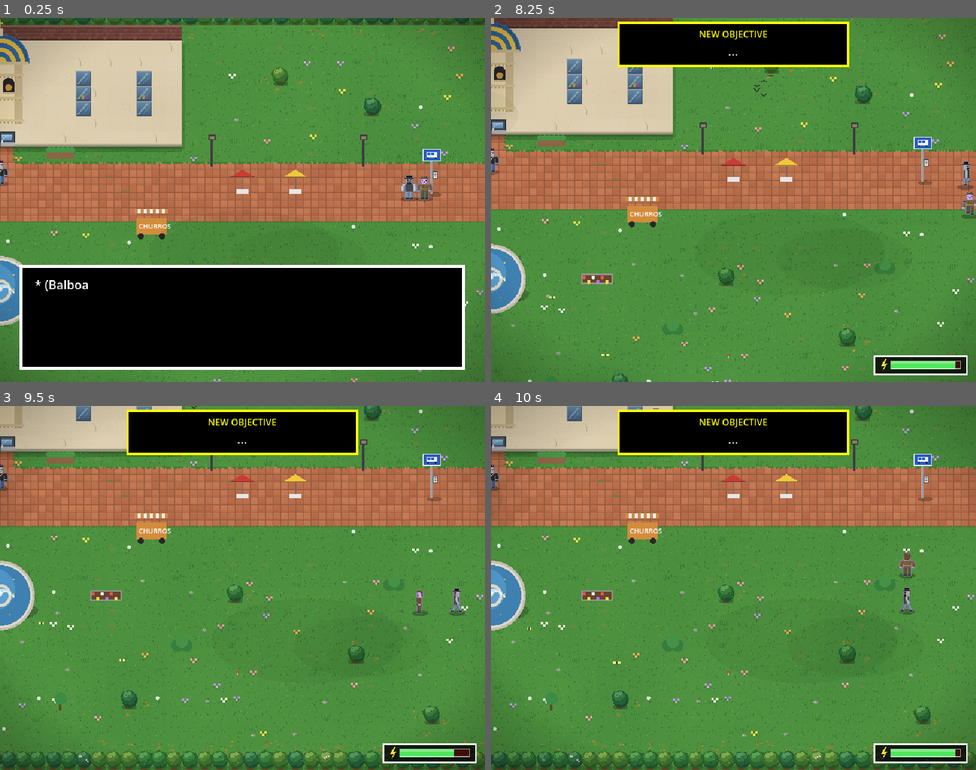
Above: before the commit, frames 1-4 (two rows, left to right).
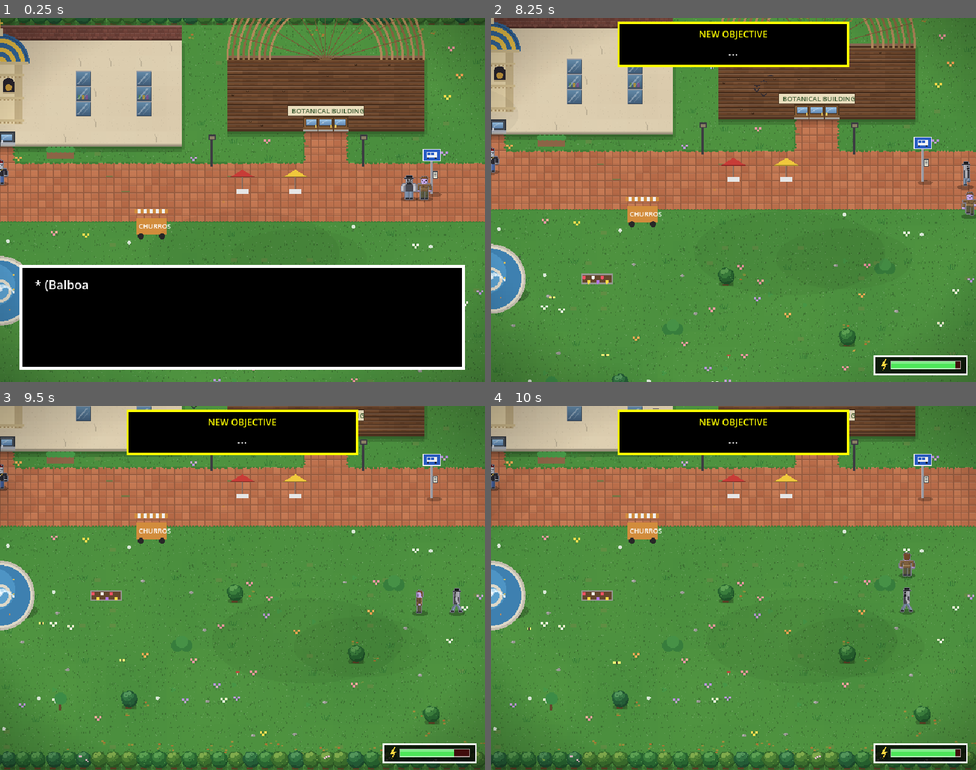
Above: after the commit, the same moments.

Repository: NCWethan/LoveToRuin
Game: Godot game, scene res://scenes/balboa_park.tscn
The game is run twice, just before and just after one commit, with the same random seed, the same clock (stepped at 60 frames per second) and the same inputs. This scene is started directly instead of the project's main scene. Sound files missing from this copy of the repository are replaced by a short silence.
Inputs:
- Up to frame 1 (0.25 s): no input
- Up to frame 2 (8.25 s): tap Enter (confirm) at 0.5, 2, 2.75, 2.85, 3.5, 4.25, 7.35 s; hold Right (ui_right) 0.53-1.28 s; hold Enter (confirm) 0.53-1.28 s; hold Down (ui_down) 1.28-2.03 s; tap Shift (sprint) at 1.35, 5.85 s; hold Right (ui_right) 2.03-2.78 s; tap Keypad Enter at 2.1, 4.35, 6.6 s; hold Up (ui_up) 2.78-3.53 s; hold Shift (sprint) 3.53-4.28 s; hold Left (ui_left) 3.53-5.03 s; hold Down (ui_down) 5.03-5.78 s; hold Enter (confirm) 5.03-5.78 s; hold Right (ui_right) 5.78-6.53 s; hold Up (ui_up) 6.53-7.28 s; hold Right (ui_right) 7.28-8.03 s; hold Down (ui_down) from 8.03 s (still down); hold Shift (sprint) from 8.03 s (still down)
- Up to frame 3 (9.5 s): release Down (ui_down) at 8.78 s; release Shift (sprint) at 8.78 s; hold Left (ui_left) from 8.78 s (still down); tap Keypad Enter at 8.85 s
- Up to frame 4 (10 s): release Left (ui_left) at 9.53 s; hold Up (ui_up) from 9.53 s (still down); hold Enter (confirm) from 9.53 s (still down)

The runs differ from the first frame. In frame 1, 11% of the frame differs, in the area x 46-88%, y 0-41%; in frame 2, 8.1%; in frame 3, 1.8%; in frame 4, 1.8%.

Commit message:
Balboa Park: the Botanical Building maze, the staff-door keypad, three new wild creatures
The museum is now closed for the night. The way in is the staff entrance,
through the Botanical Building: a lath house grown into a hedge maze (seeded,
the same every time). The four plant labels in the deepest dead ends each carry
one digit of the staff door's code (1915). Big Joe still guards the front on
the own-way and genocide paths.

New wild creatures for Balboa: Peacock (eye fans, strutting feathers), Marble
Bust (rolling busts, a glaring beam) and Tour Group (a shuffling line with a
gap, camera flashes), with sprites, glyphs and patterns.

Co-Authored-By: Claude Opus 5.5 <noreply@anthropic.com>

Diff:
--- a/scripts/bullet.gd
+++ b/scripts/bullet.gd
@@ -464,6 +464,12 @@
 }
 const GLYPHS := {
 	"claw": ["RR...", "RRR..", ".RRRR", "RRR..", "RR..."],
+	"eye": [".NNN.", "NBBBN", "NBYBN", "NBBBN", ".NNN."],
+	"plume": ["....N", "..NNB", ".NBN.", "NN...", "N...."],
+	"bust": [".GGG.", "GWGWG", "GGGGG", ".GGG.", "GGGGG"],
+	"tourist": [".T.", "RRR", ".R.", "B.B"],
+	"flag": ["YYYY", "Y...", "W...", "W..."],
+	"spark": [".W.", "WYW", ".W."],
 	"crab": ["R...R", ".KRK.", "RRRRR", "R.R.R"],
 	"jelly": [".PPP.", "PPPPP", "PKPKP", "P.P.P", ".P.P."],
 	"kite": ["..R..", ".RYR.", "RYKYR", ".RYR.", "..R..", "..W.."],
--- a/scripts/road_attacks.gd
+++ b/scripts/road_attacks.gd
@@ -14,6 +14,13 @@
 		"jelly_sting": return _jelly_sting(enemy, parent, area, s, step)
 		"kite_dive": return _kite_dive(enemy, parent, area, s, step)
 		"kite_string": return _kite_string(enemy, parent, area, s, step)
+		# --- Balboa Park ---
+		"peacock_fan": return _peacock_fan(enemy, parent, area, s, step)
+		"peacock_strut": return _peacock_strut(enemy, parent, area, s, step)
+		"bust_roll": return _bust_roll(enemy, parent, area, s, step)
+		"bust_glare": return _bust_glare(enemy, parent, area, s, step)
+		"tour_flags": return _tour_flags(enemy, parent, area, s, step)
+		"tour_flash": return _tour_flash(enemy, parent, area, s, step)
 	return -1.0
 
 
@@ -85,3 +92,81 @@
 	var angle := (0.35 if step % 2 == 0 else -0.35)
 	Attacks._beam(enemy, parent, area, soul, Vector2.from_angle(angle), 0.6, Color(0.95, 0.95, 1.0))
 	return 0.85
+
+
+# --- Peacock -----------------------------------------------------------------------------
+
+## FAN: the tail spreads, and its eyes fly out in a fan, aimed at you.
+static func _peacock_fan(enemy: Enemy, parent: Node, area: Rect2, soul: Vector2, step: int) -> float:
+	var origin := Vector2(area.get_center().x + (step % 3 - 1) * 40.0, area.position.y + 4)
+	var aim := (soul - origin).angle()
+	for k in 5:
+		var eye := _glyph(enemy, parent, area, origin, "eye", 8.0)
+		eye.delay = 0.3
+		eye.velocity = Vector2.from_angle(aim + (k - 2) * 0.28) * 120.0
+	return 1.0
+
+
+## STRUT: the peacock struts back and forth across the bottom, then the top,
+## feathers trailing.
+static func _peacock_strut(enemy: Enemy, parent: Node, area: Rect2, soul: Vector2, step: int) -> float:
+	var top := step % 2 == 0
+	var y := clampf(soul.y + (-14.0 if top else 14.0), area.position.y + 8, area.end.y - 8)
+	for k in 3:
+		var feather := _glyph(enemy, parent, area, Vector2(area.position.x + 6 if top else area.end.x - 6, y + (k - 1) * 12.0), "plume", 8.0)
+		feather.delay = 0.2 + k * 0.12
+		feather.velocity = Vector2(150 if top else -150, 0)
+		feather.zigzag = 30.0
+	return 0.9
+
+
+# --- Marble Bust -------------------------------------------------------------------------
+
+## ROLL: heavy busts roll in from the sides, along the floor and back up the walls.
+static func _bust_roll(enemy: Enemy, parent: Node, area: Rect2, soul: Vector2, step: int) -> float:
+	var left := step % 2 == 0
+	var bust := _glyph(enemy, parent, area, Vector2(area.position.x + 8 if left else area.end.x - 8, clampf(soul.y, area.position.y + 10, area.end.y - 10)), "bust", 12.0)
+	bust.delay = 0.45
+	bust.velocity = Vector2(170 if left else -170, 0)
+	bust.spin = 5.0 if left else -5.0
+	bust.wall_bounce = true
+	bust.lifetime = 2.6
+	return 1.1
+
+
+## GLARE: its blank eyes glare at a row and a column, and the glare burns.
+static func _bust_glare(enemy: Enemy, parent: Node, area: Rect2, soul: Vector2, step: int) -> float:
+	var warn := 0.6
+	if step % 2 == 0:
+		Attacks._beam(enemy, parent, area, soul, Vector2.RIGHT, warn, Color(0.95, 0.95, 0.9))
+	else:
+		Attacks._beam(enemy, parent, area, soul, Vector2.DOWN, warn, Color(0.95, 0.95, 0.9))
+	return 0.8
+
+
+# --- Tour Group --------------------------------------------------------------------------
+
+## FLAGS: the group shuffles through in a tight line behind the guide's flag,
+## with a gap to slip through.
+static func _tour_flags(enemy: Enemy, parent: Node, area: Rect2, soul: Vector2, step: int) -> float:
+	var down := step % 2 == 0
+	var gap := int(clampf((soul.x - area.position.x) / area.size.x * 8.0 + randf_range(-1.5, 1.5), 0.0, 7.0))
+	for k in 8:
+		if k == gap:
+			continue
+		var x := area.position.x + 10 + k * (area.size.x - 20) / 7.0
+		var tourist := _glyph(enemy, parent, area, Vector2(x, area.position.y + 6 if down else area.end.y - 6), "flag" if k == 0 else "tourist", 8.0)
+		tourist.velocity = Vector2(0, 70 if down else -70)
+	return 1.25
+
+
+## FLASH: cameras go off all at once: bursts of light from where they're pointing.
+static func _tour_flash(enemy: Enemy, parent: Node, area: Rect2, soul: Vector2, step: int) -> float:
+	var at := Vector2(randf_range(area.position.x + 10, area.end.x - 10), randf_range(area.position.y + 10, area.end.y - 10))
+	if step % 2 == 0:
+		at = soul + Vector2(randf_range(-8, 8), randf_range(-8, 8))
+	for k in 8:
+		var spark := _glyph(enemy, parent, area, at, "spark", 6.0)
+		spark.delay = 0.45
+		spark.velocity = Vector2.from_angle(k * TAU / 8.0) * 110.0
+	return 0.55
--- a/scripts/scenes/balboa_park.gd
+++ b/scripts/scenes/balboa_park.gd
@@ -32,6 +32,21 @@
 const NAT_SPOT := Vector2(33 * T, 47 * T)
 const KNIGHT_SPOT := Vector2(20 * T, 42 * T)
 const BOOK_DESK := Vector2(33 * T + 10, 50 * T + 6)
+## The Botanical Building: a lath house, planted as a hedge maze, with the
+## museum's staff entrance at the far end. (Its own room on the map.)
+const LATH := Rect2i(41, 31, 23, 25)
+## The maze: 10 x 10 cells, each a path tile with a hedge tile between them.
+const MAZE_ORIGIN := Vector2i(42, 33)
+const MAZE_CELLS := 10
+const LATH_DOOR_OUT := Vector2(53 * T + 10, 8 * T + 4)
+const OUTSIDE_LATH := Vector2(53 * T + 10, 9 * T + 12)
+const LATH_ENTRY := Vector2(53 * T + 10, 54 * T + 2)
+const LATH_EXIT := Vector2(53 * T + 10, 55 * T - 2)
+const STAFF_DOOR := Vector2(53 * T + 10, 33 * T + 4)
+## The staff door's code: the year of the Exposition the park was built for.
+## One digit on each of four plant labels, hidden in the maze's dead ends.
+const STAFF_CODE := [1, 9, 1, 5]
+const PLANTS := ["BIRD OF PARADISE", "STAGHORN FERN", "ORCHID (MOTH)", "CYCAD (OLD)"]
 
 var partner: Character
 var bigjoe: Character
@@ -44,9 +59,10 @@
 
 
 func _ready() -> void:
-	rooms.assign([_px(OUTSIDE), _px(INSIDE)])
+	rooms.assign([_px(OUTSIDE), _px(INSIDE), _px(LATH)])
 	setup_area(ENTRY)
 	add_wild_encounters(SCENE, Rect2(0, 14 * T, 64 * T, 15 * T))
+	add_wild_encounters(SCENE, _px(LATH))
 	_font = ThemeDB.fallback_font
 	_decor = Node2D.new()
 	add_child(_decor)
@@ -55,8 +71,13 @@
 	Game.play_music("balboa")
 	_place_people()
 	_dress()
-	for spot in [[ENTRY + Vector2(10, -8), _bus_stop], [DOOR_OUT, _museum_door], [INSIDE_EXIT, _leave_museum], [BOOK_DESK, _book]]:
+	for spot in [[ENTRY + Vector2(10, -8), _bus_stop], [DOOR_OUT, _museum_door], [INSIDE_EXIT, _leave_museum], [BOOK_DESK, _book],
+			[LATH_DOOR_OUT, _enter_lath], [LATH_EXIT, _leave_lath], [STAFF_DOOR, _staff_door]]:
 		world.add_child(Hotspot.create(spot[0], spot[1]))
+	var labels := _label_spots()
+	for i in labels.size():
+		world.add_child(Hotspot.create(labels[i], _plant_label.bind(i)))
+	add_static_layer(_draw_lath)
 	fit_camera_to_room()
 	_start.call_deferred()
 
@@ -127,8 +148,13 @@
 	room.fill(31, 9, 2, 1, Room.PATIO)
 	room.fill(30, 17, 4, 3, Room.WATER)
 	room.fill(5, 21, 14, 6, Room.WATER)
-	for spot in [Vector2i(4, 4), Vector2i(10, 6), Vector2i(14, 3), Vector2i(50, 4), Vector2i(56, 6), Vector2i(47, 18), Vector2i(55, 22), Vector2i(24, 24), Vector2i(40, 25), Vector2i(60, 26)]:
+	for spot in [Vector2i(4, 4), Vector2i(10, 6), Vector2i(14, 3), Vector2i(47, 18), Vector2i(55, 22), Vector2i(24, 24), Vector2i(40, 25), Vector2i(60, 26)]:
 		room.set_tile(spot.x, spot.y, Room.TREE)
+	# The Botanical Building's front, up the lawn from the Prado.
+	room.fill(47, 3, 13, 5, Room.WOOD_WALL)
+	room.fill(52, 7, 3, 1, Room.DOOR)
+	room.fill(52, 8, 3, 2, Room.PATIO)
+	_build_maze()
 	# Inside: the arms and armor hall, and the archives through a doorway.
 	room.fill(0, 32, 40, 24, Room.INTERIOR_WALL)
 	room.fill(1, 35, 38, 20, Room.HALL_FLOOR)
@@ -142,6 +168,171 @@
 	for y in [37, 41, 45]:
 		room.fill(30, y, 8, 1, Room.PROP)     # archive shelves
 	room.fill(32, 49, 3, 1, Room.PROP)        # the reading desk
+
+
+# --- The Botanical Building ------------------------------------------------------------
+
+## The lath house: wooden lath walls, and a hedge maze carved out of the planters
+## (the same maze every time: a fixed seed). Path in, at the bottom; the staff
+## door to the museum, at the top.
+func _build_maze() -> void:
+	room.fill(LATH.position.x, LATH.position.y, LATH.size.x, LATH.size.y, Room.WOOD_WALL)
+	var size := MAZE_CELLS * 2 + 1
+	room.fill(MAZE_ORIGIN.x, MAZE_ORIGIN.y, size, size, Room.PLANTER)
+	var open := _maze_open()
+	for cell in open:
+		room.set_tile(MAZE_ORIGIN.x + cell.x, MAZE_ORIGIN.y + cell.y, Room.DIRT)
+	# In at the bottom, out (to the museum) at the top.
+	room.set_tile(53, MAZE_ORIGIN.y + size - 1, Room.DIRT)
+	room.set_tile(53, MAZE_ORIGIN.y + size, Room.DIRT)
+	room.set_tile(53, LATH.end.y - 1, Room.DOOR)
+	room.set_tile(53, MAZE_ORIGIN.y, Room.DIRT)
+	room.set_tile(53, MAZE_ORIGIN.y - 1, Room.DOOR)
+
+
+## The maze's open tiles (relative to MAZE_ORIGIN): a depth-first maze over the
+## cells, always the same.
+func _maze_open() -> Array[Vector2i]:
+	var rng := RandomNumberGenerator.new()
+	rng.seed = 1915
+	var visited := {}
+	var open: Array[Vector2i] = []
+	var stack: Array[Vector2i] = [Vector2i(5, MAZE_CELLS - 1)]
+	visited[stack[0]] = true
+	open.append(stack[0] * 2 + Vector2i.ONE)
+	while not stack.is_empty():
+		var cell: Vector2i = stack[-1]
+		var next: Array[Vector2i] = []
+		for d in [Vector2i(1, 0), Vector2i(-1, 0), Vector2i(0, 1), Vector2i(0, -1)]:
+			var n: Vector2i = cell + d
+			if n.x >= 0 and n.y >= 0 and n.x < MAZE_CELLS and n.y < MAZE_CELLS and not visited.has(n):
+				next.append(n)
+		if next.is_empty():
+			stack.pop_back()
+			continue
+		var n: Vector2i = next[rng.randi() % next.size()]
+		visited[n] = true
+		open.append(cell * 2 + Vector2i.ONE + (n - cell))
+		open.append(n * 2 + Vector2i.ONE)
+		stack.append(n)
+	return open
+
+
+## Where the four plant labels are: the maze's dead ends farthest from the way in.
+func _label_spots() -> Array[Vector2]:
+	var open := {}
+	for t in _maze_open():
+		open[t] = true
+	# Distance from the entrance, by walking.
+	var start := Vector2i(11, MAZE_CELLS * 2 - 1)
+	var dist := {start: 0}
+	var queue: Array[Vector2i] = [start]
+	while not queue.is_empty():
+		var t: Vector2i = queue.pop_front()
+		for d in [Vector2i(1, 0), Vector2i(-1, 0), Vector2i(0, 1), Vector2i(0, -1)]:
+			var n: Vector2i = t + d
+			if open.has(n) and not dist.has(n):
+				dist[n] = dist[t] + 1
+				queue.append(n)
+	var ends: Array = []
+	for t in open:
+		var exits := 0
+		for d in [Vector2i(1, 0), Vector2i(-1, 0), Vector2i(0, 1), Vector2i(0, -1)]:
+			if open.has(t + d):
+				exits += 1
+		if exits == 1 and t != start and t.y > 1:
+			ends.append([dist.get(t, 0), t])
+	ends.sort_custom(func(a, b) -> bool: return a[0] > b[0])
+	var spots: Array[Vector2] = []
+	for e in ends.slice(0, 4):
+		var t: Vector2i = e[1]
+		spots.append(Vector2((MAZE_ORIGIN.x + t.x) * T + T / 2.0, (MAZE_ORIGIN.y + t.y) * T + T / 2.0))
+	return spots
+
+
+func _enter_lath() -> void:
+	if bigjoe and is_instance_valid(bigjoe) and _route() != "pacifist":
+		await Game.dialogue.say(["* (Big Joe is watching you from the museum doors.\n*  Better deal with him first.)"])
+		return
+	Game.play_sfx("door")
+	await go_through_door(LATH_ENTRY)
+	if not flag("bp_lath_seen"):
+		Game.flags["bp_lath_seen"] = true
+		await Game.dialogue.say([
+			"* (The Botanical Building. Light comes through the\n*  wooden slats in stripes. It smells like rain.)",
+			"* (The plants have grown into walls. A hedge maze,\n*  whether anyone meant it or not.)",
+			"* (A sign: STAFF ENTRANCE (MUSEUM) AT FAR END.\n*  PLEASE READ THE PLANT LABELS. THEY'RE INTERESTING.)",
+		])
+
+
+func _leave_lath() -> void:
+	Game.play_sfx("door")
+	await go_through_door(OUTSIDE_LATH)
+
+
+func _plant_label(i: int) -> void:
+	Game.flags["bp_label_%d" % i] = true
+	var ordinal: String = ["FIRST", "SECOND", "THIRD", "FOURTH"][i]
+	await Game.dialogue.say([
+		"* (A little plant label on a stake: %s.)" % PLANTS[i],
+		"* (On the back, in pencil: \"STAFF DOOR, %s DIGIT:\n*  %d. - the night docent\")" % [ordinal, STAFF_CODE[i]],
+	])
+
+
+## The staff door into the museum: a keypad. Four digits.
+func _staff_door() -> void:
+	if flag("bp_staff_open"):
+		Game.play_sfx("door")
+		await go_through_door(INSIDE_ENTRY)
+		fit_camera_to_room()
+		return
+	await Game.dialogue.say(["* (A heavy door: MUSEUM STAFF ONLY. A keypad,\n*  four digits. The 1, the 5 and the 9 are worn.)"])
+	var digits := ["0", "1", "2", "3", "4", "5", "6", "7", "8", "9"]
+	for k in 4:
+		var pick := await Game.dialogue.ask("* (Digit %d of 4.)" % (k + 1), digits + ["Stop"])
+		if pick == digits.size():
+			return
+		if pick != STAFF_CODE[k]:
+			Game.play_sfx("miss")
+			await Game.dialogue.say(["* (BEEP BEEP. A red light. The keypad resets.)"])
+			return
+	Game.play_sfx("door")
+	Game.flags["bp_staff_open"] = true
+	await Game.dialogue.say(["* (A green light, and a heavy click.\n*  The staff door swings open.)"])
+	await go_through_door(INSIDE_ENTRY)
+	fit_camera_to_room()
+	await Game.dialogue.say(["* (You're in the museum. You unlatch the front doors\n*  from inside, for the way back out.)"])
+	await _museum_intro()
+
+
+## The lath house's front, the slatted roof over the maze, the plant labels.
+func _draw_lath(ci: CanvasItem) -> void:
+	# Outside: an arched roof of wooden lath over the front, and its sign.
+	var front := _px(Rect2i(47, 3, 13, 5))
+	var c := Vector2(front.get_center().x, front.position.y + 6)
+	for k in 9:
+		ci.draw_arc(c, front.size.x / 2.0 - k * 7, PI, TAU, 24, Color8(176, 136, 90) if k % 2 == 0 else Color8(140, 104, 66), 3.0)
+	for k in 13:
+		var a := PI + k * PI / 12.0
+		ci.draw_line(c, c + Vector2.from_angle(a) * (front.size.x / 2.0), Color8(120, 86, 54), 1.0)
+	var sign := Rect2(front.get_center().x - 50, front.end.y - 34, 100, 13)
+	ci.draw_rect(sign.grow(1), Color8(70, 48, 30))
+	ci.draw_rect(sign, Color8(234, 222, 190))
+	ci.draw_string(_font, sign.position + Vector2(5, 10), "BOTANICAL BUILDING", HORIZONTAL_ALIGNMENT_LEFT, -1, 9, Color8(60, 90, 50))
+	# Inside: shafts of light through the slats.
+	var inside := _px(LATH)
+	var y := inside.position.y + 2 * T
+	while y < inside.end.y - 2 * T:
+		ci.draw_rect(Rect2(inside.position.x + T, y, inside.size.x - 2 * T, 3), Color(1.0, 0.95, 0.75, 0.07))
+		y += 12
+	# The plant labels: little white stakes.
+	for at in _label_spots():
+		ci.draw_rect(Rect2(at + Vector2(-1, -4), Vector2(2, 9)), Color8(240, 236, 226))
+		ci.draw_rect(Rect2(at + Vector2(-5, -8), Vector2(10, 6)), Color8(244, 242, 236))
+		ci.draw_rect(Rect2(at + Vector2(-4, -6), Vector2(8, 1)), Color8(80, 110, 70))
+	# The keypad by the staff door.
+	ci.draw_rect(Rect2(STAFF_DOOR + Vector2(16, -22), Vector2(8, 11)), Color8(60, 64, 72))
+	ci.draw_rect(Rect2(STAFF_DOOR + Vector2(17, -21), Vector2(6, 2)), Color8(220, 60, 60) if not flag("bp_staff_open") else Color8(60, 220, 100))
 
 
 func _draw_decor() -> void:
@@ -354,9 +545,22 @@
 	if bigjoe and is_instance_valid(bigjoe) and _route() != "pacifist":
 		await _talk_bigjoe()
 		return
+	if not flag("bp_staff_open"):
+		await Game.dialogue.say([
+			"* (The museum's doors are locked. A sign: CLOSED FOR\n*  THE NIGHT. STAFF ENTRANCE: BOTANICAL BUILDING.)",
+			"* (Inside, something clanks.)",
+		])
+		if not flag("bp_fragment"):
+			Game.set_objective("Get into the museum. (The Botanical Building?)")
+		return
 	Game.play_sfx("door")
 	await go_through_door(INSIDE_ENTRY)
 	fit_camera_to_room()
+	await _museum_intro()
+
+
+## The first look at the hall.
+func _museum_intro() -> void:
 	if not flag("bp_inside"):
 		Game.flags["bp_inside"] = true
 		await Game.dialogue.say([
--- a/scripts/wild_battles.gd
+++ b/scripts/wild_battles.gd
@@ -6,6 +6,46 @@
 ## then as you walk.
 
 const CREATURES := {
+	# --- Chapter 2: Balboa Park ---
+	"peacock": {
+		"name": "Peacock", "sprite": "wild_peacock",
+		"intro": "* A Peacock fans its tail at you.\n* Every eye on it is staring.",
+		"hp": 80, "atk": 7, "def": 3, "patterns": ["peacock_fan", "peacock_strut"],
+		"check": "* PEACOCK - ATK 7 DEF 3\n* Lives in the park. Owns the park. Ask it.",
+		"acts": [
+			{"name": "Admire", "mercy": 50, "lines": ["* {actor} admires its feathers. Out loud.\n* The Peacock turns, slowly, so you get every angle."]},
+			{"name": "Strut", "mercy": 40, "lines": ["* {actor} struts back at it.\n* The Peacock stops. It respects the commitment."]},
+		],
+		"taunts": ["*MEEE-OWW*", "*rustle*", "*AAAAH*"],
+		"flavor": ["* The Peacock's tail shimmers.", "* The Peacock screams for no reason.\n*  Peacocks do that."],
+		"backdrop": Color(0.3, 0.6, 0.55), "style": "leaves", "exp": 17, "money": 10,
+	},
+	"marble_bust": {
+		"name": "Marble Bust", "sprite": "wild_marble_bust",
+		"intro": "* A Marble Bust has rolled off its pedestal,\n*  and it is FURIOUS about it.",
+		"hp": 96, "atk": 8, "def": 5, "patterns": ["bust_roll", "bust_glare"],
+		"check": "* MARBLE BUST - ATK 8 DEF 5\n* Some general. Or a poet. The plaque fell off.",
+		"acts": [
+			{"name": "Read Plaque", "mercy": 50, "lines": ["* {actor} finds the plaque and reads it out loud.\n* The Bust remembers who it is. It stands taller."]},
+			{"name": "Dust It", "mercy": 40, "lines": ["* {actor} dusts off its nose.\n* Two hundred years. Nobody ever dusted the nose."]},
+		],
+		"taunts": ["...", "*crack*", "HMPH"],
+		"flavor": ["* The Marble Bust stares blankly.\n*  It has no pupils. Somehow you feel judged.", "* The Marble Bust is missing its nose. Rude to mention."],
+		"backdrop": Color(0.7, 0.68, 0.62), "style": "rings", "exp": 19, "money": 12,
+	},
+	"tour_group": {
+		"name": "Tour Group", "sprite": "wild_tour_group",
+		"intro": "* A Tour Group surrounds you!\n* Their guide holds the flag high.",
+		"hp": 88, "atk": 7, "def": 2, "patterns": ["tour_flags", "tour_flash"],
+		"check": "* TOUR GROUP - ATK 7 DEF 2\n* Twelve people, one flag, no idea where they are.",
+		"acts": [
+			{"name": "Give Directions", "mercy": 50, "lines": ["* {actor} points them to the museum.\n* Twelve people say THANK YOU at slightly different times."]},
+			{"name": "Pose", "mercy": 40, "lines": ["* {actor} poses for a photo.\n* Everyone takes one. Nobody checks if it's good."]},
+		],
+		"taunts": ["*click click*", "IS THIS THE ZOO?", "*murmur*"],
+		"flavor": ["* The Tour Group shuffles in a tight circle.", "* Somebody in the back is still eating a churro."],
+		"backdrop": Color(0.75, 0.55, 0.4), "style": "plaza", "exp": 18, "money": 15,
+	},
 	# --- Chapter 2: Mission Beach ---
 	"sand_crab": {
 		"name": "Sand Crab", "sprite": "wild_sand_crab",
@@ -186,7 +226,7 @@
 	"res://scenes/hilltop.tscn": ["goose", "sprinkler", "balloon"],
 	"res://scenes/hop_house.tscn": ["gnome", "flamingo", "bag"],
 	"res://scenes/mission_beach.tscn": ["sand_crab", "jellyfish", "beach_kite"],
-	"res://scenes/balboa_park.tscn": ["squirrel", "balloon", "goose"],
+	"res://scenes/balboa_park.tscn": ["peacock", "marble_bust", "tour_group"],
 	"res://scenes/old_town.tscn": ["seagull", "bag", "squirrel"],
 	"res://scenes/downtown.tscn": ["seagull", "bag", "cart"],
 	"res://scenes/harbor.tscn": ["seagull", "balloon", "bag"],
--- a/tools/make_wild_sprites.gd
+++ b/tools/make_wild_sprites.gd
@@ -24,6 +24,66 @@
 }
 
 const SPRITES := {
+	# --- Balboa Park ---
+	"peacock": [
+		"..N.B.N.U.N.B.N..",
+		".NUNBNUNBNUNBNUN.",
+		"NBYBNUNBYBNUNBYBN",
+		"NUNBNUNBNUNBNUNBN",
+		".NUNBNUBBUNBNUNB.",
+		"..NBNUNBBBUNBNU..",
+		"...NUNBBKBBNUN...",
+		"....NUBBBBBUN....",
+		"......BBBBB......",
+		".......BBBY......",
+		".......BBB.......",
+		"......nBBBn......",
+		".....nnBBBnn.....",
+		"....nnnBBBnnn....",
+		".....nnnnnnn.....",
+		".......O.O.......",
+		"......O..O.......",
+	],
+	"marble_bust": [
+		"......QQQQQ......",
+		"....QQQQQQQQQ....",
+		"...QQqQQQQQqQQ...",
+		"...QQQQQQQQQQQ...",
+		"..QQQWQQQQQWQQQ..",
+		"..QQQqQQQQQqQQQ..",
+		"..QQQQQQqQQQQQQ..",
+		"...QQQQQqQQQQQ...",
+		"...QQQQqqqQQQQ...",
+		"....QQQQQQQQQ....",
+		".....QQQQQQQ.....",
+		"......QQQQQ......",
+		"...QQQQQQQQQQQ...",
+		".QQQQQQQQQQQQQQQ.",
+		"QQQQqQQQQQQQqQQQQ",
+		"qqqqqqqqqqqqqqqqq",
+		"..ttttttttttttt..",
+		"..ttttttttttttt..",
+		".ttttttttttttttt.",
+	],
+	"tour_group": [
+		"..YYYY................",
+		"..YYYY................",
+		"..W...................",
+		"..W..TT....TT.....TT..",
+		"..W.TTTT..TTTT...TTTT.",
+		"..W.TKKT..TKKT...TKKT.",
+		"..W..TT....TT.....TT..",
+		".TT.RRRR..BBBB...NNNN.",
+		"TTTTRRRR..BBBB...NNNN.",
+		"TKKTRRRR..BBBB.TTNNNN.",
+		".TT.RRRRTTBBBBTTTNNNN.",
+		"PPPP.R.RTKKTB.BTKKTN..",
+		"PPPP.R.R.TT.B.B.TT.N..",
+		"PPPP...YYYYY...VVVV...",
+		"PPPP...YYYYY...VVVV...",
+		".P.P...YYYYY...VVVV...",
+		".P.P....Y.Y.....V.V...",
+	],
 	# --- Mission Beach ---
 	"sand_crab": [
 		"..r...............r..",
Binary file added: art/sprites/wild_marble_bust.png
Not shown, added: art/sprites/wild_marble_bust.png.import
Binary file added: art/sprites/wild_peacock.png
Not shown, added: art/sprites/wild_peacock.png.import
Binary file added: art/sprites/wild_tour_group.png
Not shown, added: art/sprites/wild_tour_group.png.import
Not shown, changed: DESIGN.md
